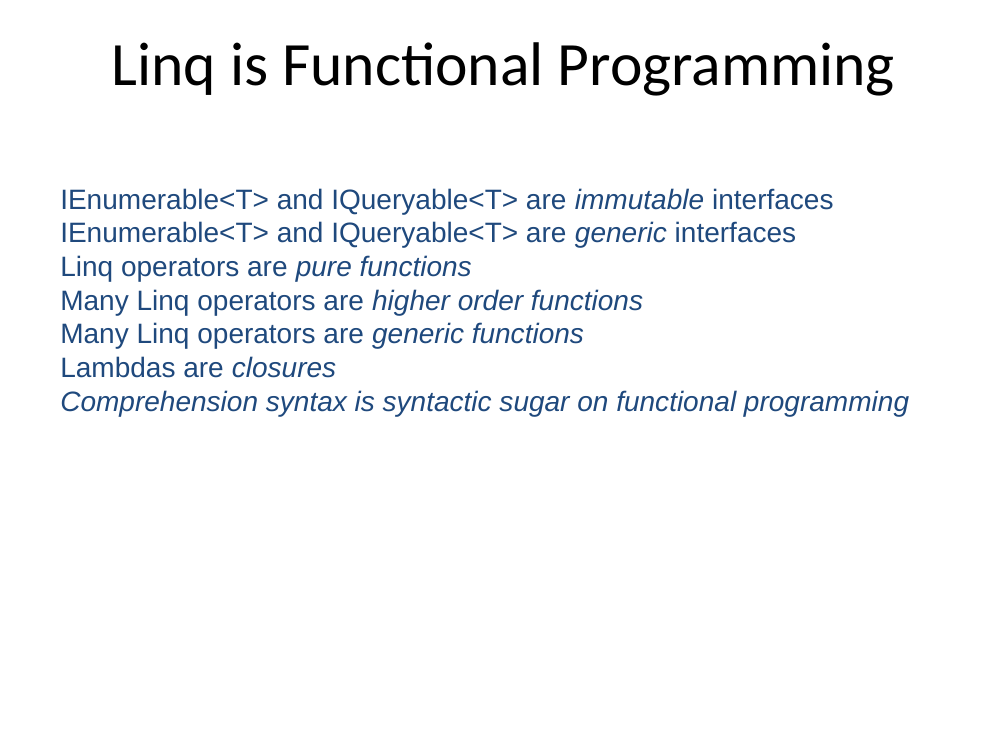
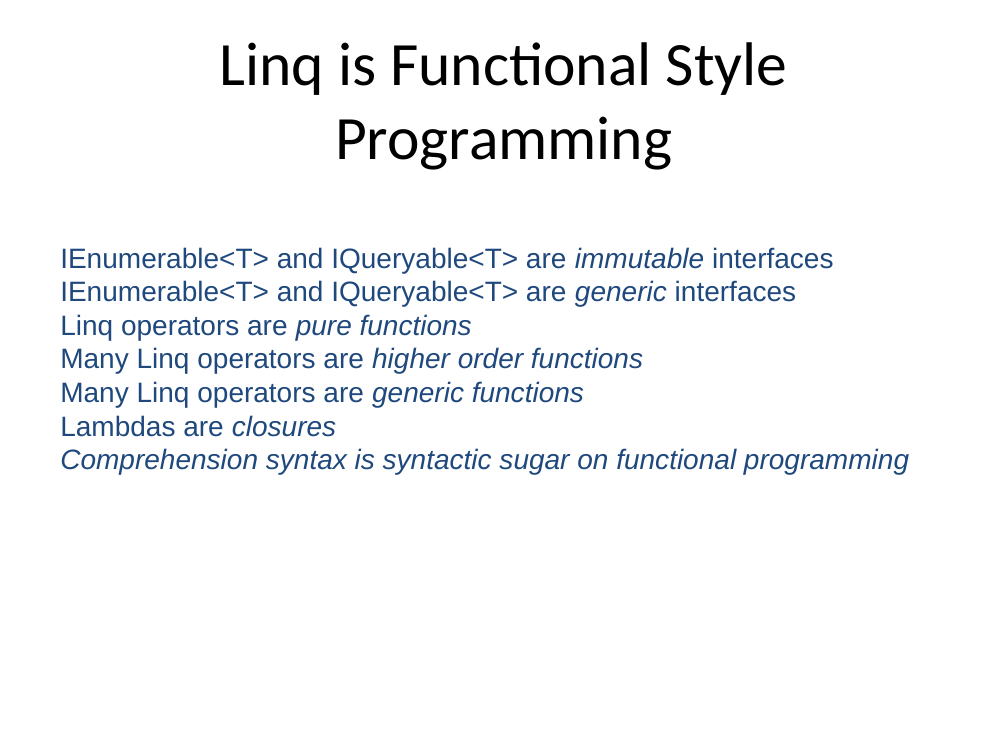
Before and after one commit to mlidbom/FSharpElevate, a slide deck: slide 12 of FSharp2.pptx (slide 8 before the commit). Drawn at 1008x756 pixels with LibreOffice and Linux fonts; fonts in the diff are those of the drawing. Boxes give left, top, right and bottom in pixels: in the first picture for what was removed or moved away, otherwise in the second. Text is boxed around its words. In the diff, an @@ line names an element or a change of style, - is before the commit and + after.

```diff
--- a/FSharp2.pptx
+++ b/FSharp2.pptx
@@ free "Linq is Functional Style Programming": place and size @@
-free "Linq is Functional Style Programming" at box(50, 19, 958, 132)
+free "Linq is Functional Style Programming" at box(50, 19, 958, 196)
@@ text in free at box(220, 42, 787, 170): text changed @@
-Linq is Functional Programming
+Linq is Functional Style Programming
@@ free "IEnumerable<T> and IQueryable<T> are immutable ...": place and size @@
-free "IEnumerable<T> and IQueryable<T> are immutable ..." at box(50, 176, 958, 685)
+free "IEnumerable<T> and IQueryable<T> are immutable ..." at box(50, 235, 958, 685)
```
Also in this commit, not shown: 5 other slides changed, 4 slides added, 7 other files.
